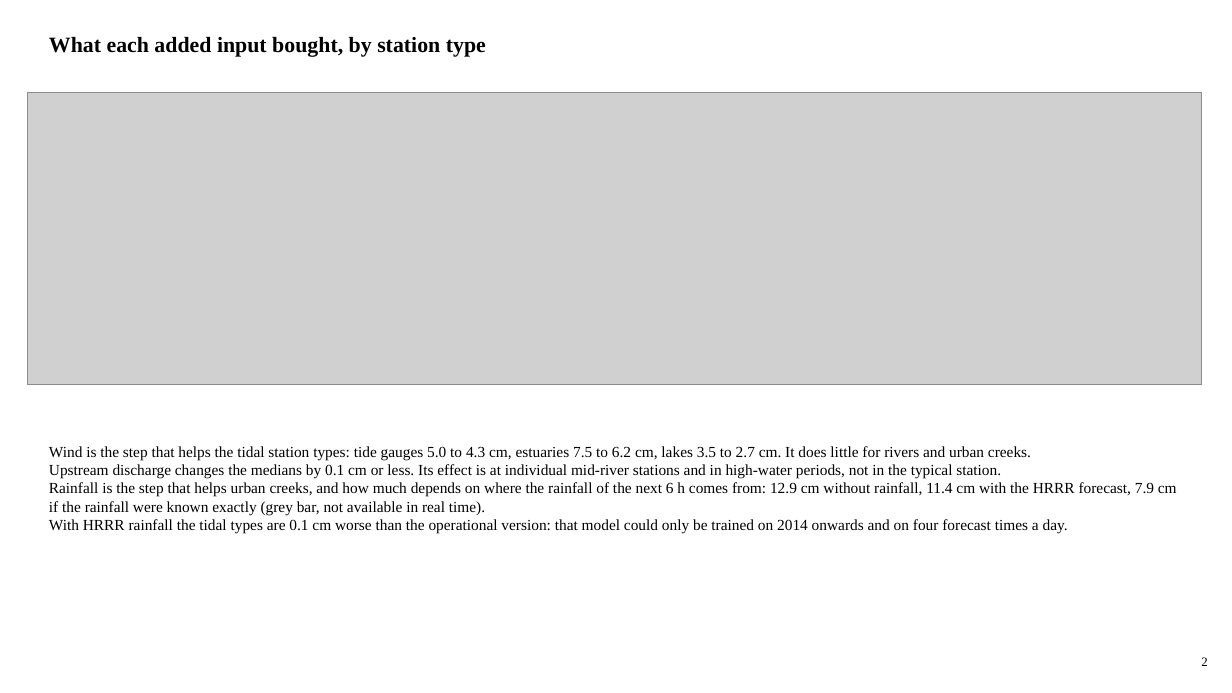
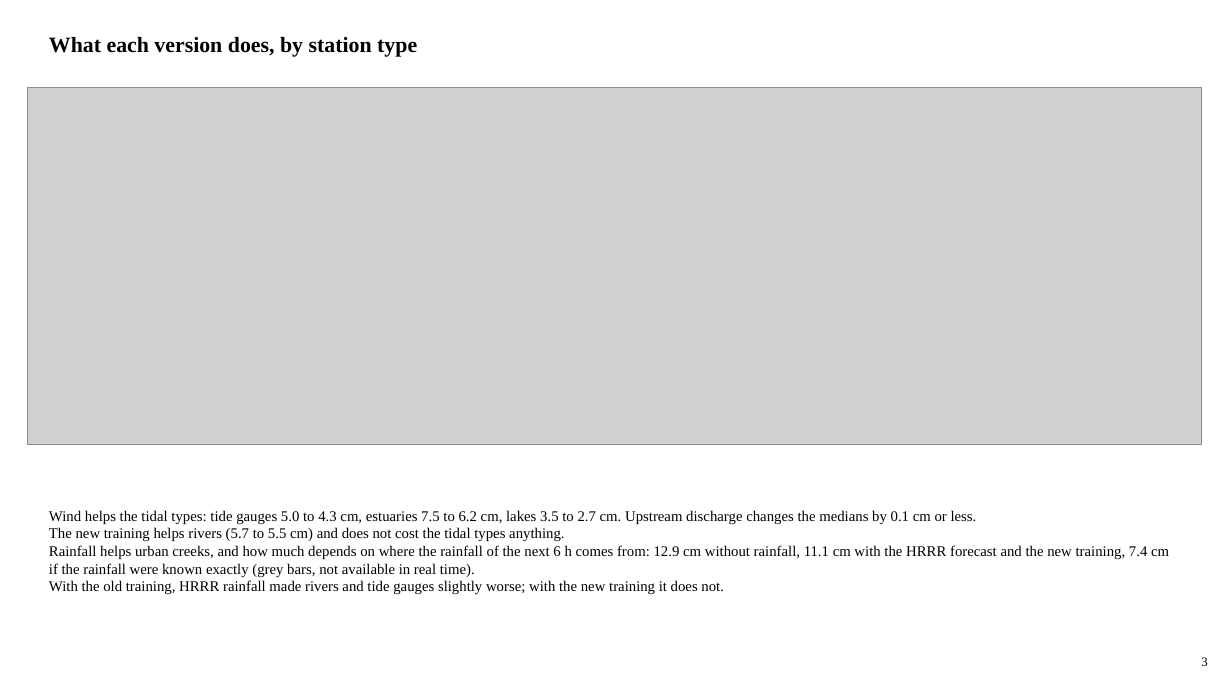
Before and after one commit to LaurenW1997/subdomainLSTM, a slide deck: slide 3 of deliverables/17_versions/version_comparison.pptx (slide 2 before the commit). Drawn at 1232x693 pixels with LibreOffice and Linux fonts; fonts in the diff are those of the drawing; grey boxes stand for pictures. Boxes give left, top, right and bottom in pixels: in the first picture for what was removed or moved away, otherwise in the second. Text is boxed around its words. In the diff, an @@ line names an element or a change of style, - is before the commit and + after.

```diff
--- a/deliverables/17_versions/version_comparison.pptx
+++ b/deliverables/17_versions/version_comparison.pptx
@@ text at [49,37,417,57]: text changed @@
-What each added input bought, by station type
+What each version does, by station type
@@ picture: place and size @@
-picture at [28,92,1202,384]
+picture at [28,88,1202,445]
@@ text at [49,510,1169,595]: text changed; size 12 to 11.5 pt @@
-Wind is the step that helps the tidal station types: tide gauges 5.0 to 4.3 cm, estuaries 7.5 to 6.2 cm, lakes 3.5 to 2.7 cm. It does little for rivers and urban creeks.
-Upstream discharge changes the medians by 0.1 cm or less. Its effect is at individual mid-river stations and in high-water periods, not in the typical station.
-Rainfall is the step that helps urban creeks, and how much depends on where the rainfall of the next 6 h comes from: 12.9 cm without rainfall, 11.4 cm with the HRRR forecast, 7.9 cm if the rainfall were known exactly (grey bar, not available in real time).
-With HRRR rainfall the tidal types are 0.1 cm worse than the operational version: that model could only be trained on 2014 onwards and on four forecast times a day.
+Wind helps the tidal types: tide gauges 5.0 to 4.3 cm, estuaries 7.5 to 6.2 cm, lakes 3.5 to 2.7 cm. Upstream discharge changes the medians by 0.1 cm or less.
+The new training helps rivers (5.7 to 5.5 cm) and does not cost the tidal types anything.
+Rainfall helps urban creeks, and how much depends on where the rainfall of the next 6 h comes from: 12.9 cm without rainfall, 11.1 cm with the HRRR forecast and the new training, 7.4 cm if the rainfall were known exactly (grey bars, not available in real time).
+With the old training, HRRR rainfall made rivers and tide gauges slightly worse; with the new training it does not.
@@ text at [1201,657,1207,666]: text changed @@
-2
+3
```
Also in this commit, not shown: 25 other slides changed, 1 slide added, 48 other files.
